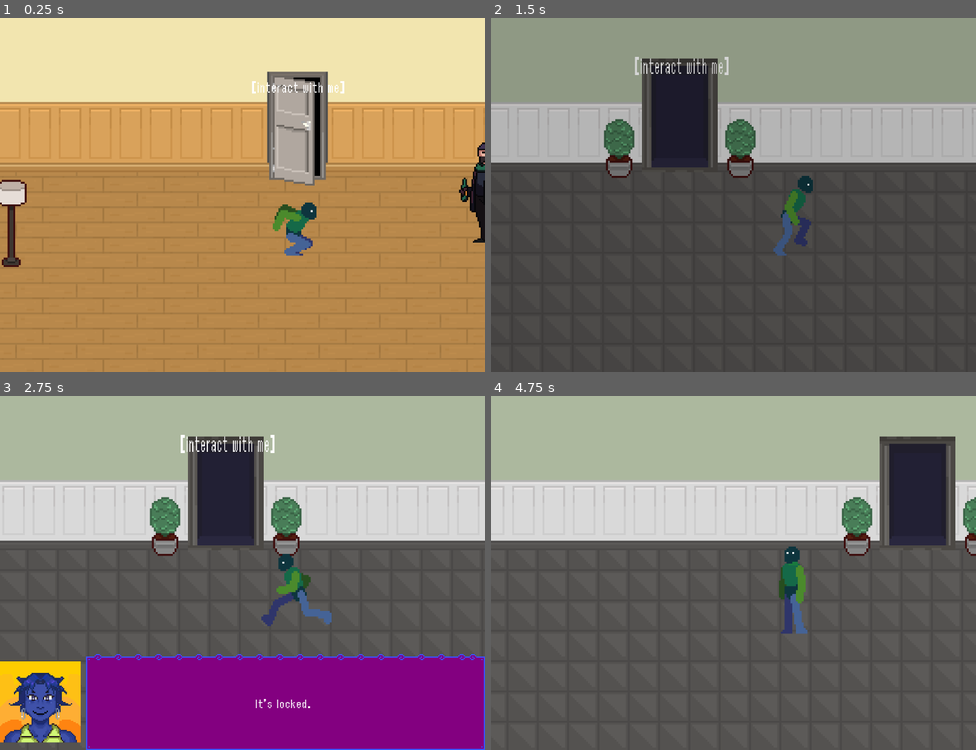
Above: before the commit, frames 1-4 (two rows, left to right).
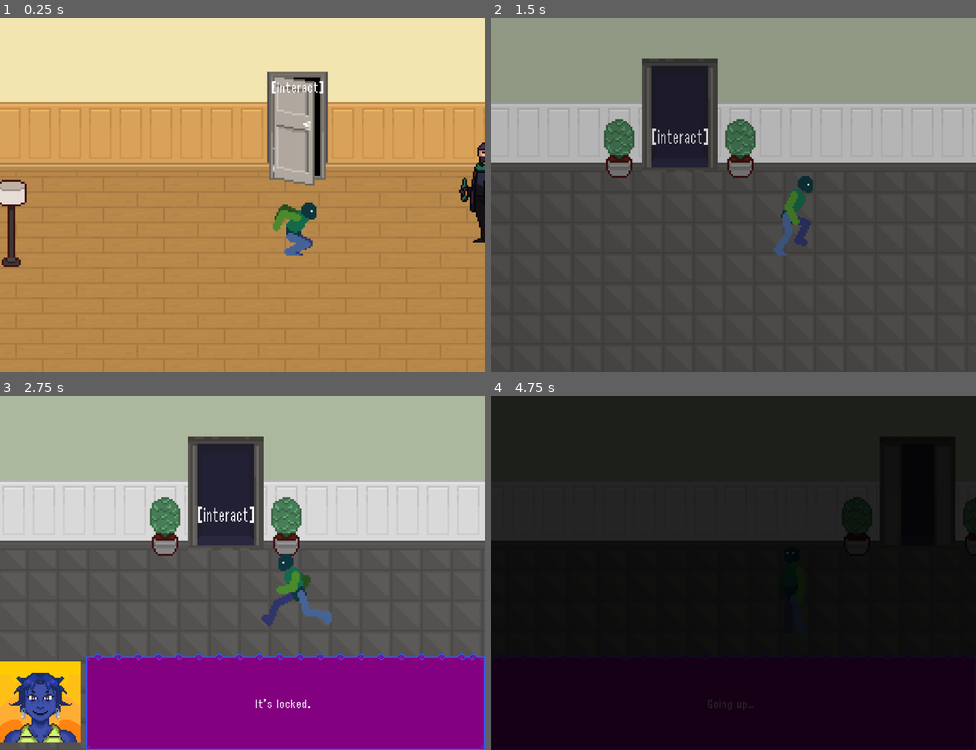
Above: after the commit, the same moments.

Repository: nisaturk/mirrorfixer-prototype
Game: Godot game, scene res://scenes/flat.tscn
Two runs of this game, one before a commit and one after it. Both use one fixed random seed, a clock stepped at 60 frames per second and the inputs below. This scene is started directly instead of the project's main scene.
Inputs (mouse positions are in pixels of both pictures, inside the frame that each line leads up to):
- Up to frame 1 (0.25 s): no input
- Up to frame 2 (1.5 s): hold E (interact) 0.53-1.28 s; hold Right (move_right) from 0.53 s (still down); tap Up (jump) at 0.77 s; tap E (interact) at 1.35 s
- Up to frame 3 (2.75 s): tap Up (jump) at 1.52 s; release Right (move_right) at 2.03 s; hold Left (move_left) from 2.03 s (still down); hold E (interact) from 2.03 s (still down)
- Up to frame 4 (4.75 s): release E (interact) at 2.78 s; tap E (interact) at 2.85 s; tap Up (jump) at 3.02, 3.77 s; hold E (interact) 3.53-4.25 s; release Left (move_left) at 4.25 s; click (704, 693) at 4.25 s, where only the run after the commit has a clickable "✦ Floor 2"

The runs differ from the first frame. In frame 1, 0.2% of the frame differs, in the area x 52-71%, y 17-22%; in frame 2, 0.5%; in frame 3, 0.5%; in frame 4, 100%, in the area x 0-100%, y 0-100%.

Commit message:
ninh debut!!

Diff:
--- a/dialogue/dialogue-prototype.json
+++ b/dialogue/dialogue-prototype.json
@@ -250,9 +250,14 @@
 	"text": "I know that... You need to collect all the shards.",
 	"next_id": "maxime_shard_1"
   },
-  "maxime_shard_1": {
-	"type": "line",
-	"text": "To find your Self.",
-	"next_id": "notclueless"
-  },
+  "ninh_greet": {
+	"type": "line",
+	"text": "Oh hey nOiRe",
+	"next_id": "ninh_greet_2"
+  },
+  "ninh_greet_2": {
+	"type": "line",
+	"text": "Are you OK? You look lost a bit...",
+	"next_id": "end"
+  }
 }
--- a/scenes/elevator.tscn
+++ b/scenes/elevator.tscn
@@ -131,8 +131,8 @@
 frame_progress = 1.0
 
 [node name="InteractableObject" parent="." instance=ExtResource("3_jmdsd")]
-position = Vector2(-19, -33.000004)
-scale = Vector2(0.8121012, 1.1838024)
+position = Vector2(-21, -2.0000038)
+scale = Vector2(0.8731885, 1.073056)
 priority = 3
 dialogue_id = "elevator"
 
--- a/scenes/flat.tscn
+++ b/scenes/flat.tscn
@@ -11,6 +11,7 @@
 [ext_resource type="PackedScene" uid="uid://bbh3286pn2faw" path="res://scenes/interactable.tscn" id="8_4n7pq"]
 [ext_resource type="PackedScene" uid="uid://de1vvtwklx3x" path="res://scenes/maxime.tscn" id="8_7j8m3"]
 [ext_resource type="PackedScene" uid="uid://mu6xyf36gys6" path="res://scenes/player.tscn" id="10_rflju"]
+[ext_resource type="PackedScene" uid="uid://bc8dgb2pp7mde" path="res://scenes/ninh.tscn" id="12_ehww1"]
 
 [sub_resource type="TileSetAtlasSource" id="TileSetAtlasSource_yqjtg"]
 texture = ExtResource("1_7j8m3")
@@ -4413,3 +4414,7 @@
 position = Vector2(-30, -54)
 offset = Vector2(0, 22)
 zoom = Vector2(1.5, 1.5)
+
+[node name="Ninh" parent="." instance=ExtResource("12_ehww1")]
+position = Vector2(-404, 6.9999995)
+scale = Vector2(0.7, 0.7)
--- a/scenes/interactable.tscn
+++ b/scenes/interactable.tscn
@@ -33,7 +33,7 @@
 offset_bottom = 28.0
 scale = Vector2(0.50204676, 0.50204676)
 theme_override_fonts/font = ExtResource("2_ij5l6")
-text = "[interact with me]"
+text = "[interact]"
 horizontal_alignment = 1
 vertical_alignment = 1
 
--- a/scenes/lobby.tscn
+++ b/scenes/lobby.tscn
@@ -3548,6 +3548,7 @@
 tile_set = SubResource("TileSet_rysoc")
 
 [node name="MissManager" parent="." instance=ExtResource("7_iulku")]
+visible = false
 position = Vector2(-118, 16)
 
 [node name="Walkline" type="StaticBody2D" parent="."]
@@ -3571,21 +3572,22 @@
 position = Vector2(5, -35)
 
 [node name="IAmirror" parent="IAAreas" instance=ExtResource("9_0jb4q")]
-position = Vector2(31, -2)
-scale = Vector2(0.57354957, 0.9771711)
+position = Vector2(30, -2)
+scale = Vector2(0.84466755, 0.9447139)
 
 [node name="IAsofa" parent="IAAreas" instance=ExtResource("9_0jb4q")]
-position = Vector2(118, 51)
+position = Vector2(119, 54)
 dialogue_id = "sofa"
 
 [node name="IOshard" parent="IAAreas" instance=ExtResource("9_0jb4q")]
-position = Vector2(65, 45)
-scale = Vector2(0.35097343, 0.28990862)
+position = Vector2(6, 45)
+scale = Vector2(0.35097343, 0.2840377)
 dialogue_id = "shard"
 prioritylevel = 1
 
 [node name="shard" parent="IAAreas/IOshard" instance=ExtResource("10_vwf6o")]
-position = Vector2(28.492184, 34.49361)
+position = Vector2(25.642967, 28.165277)
+scale = Vector2(0.6845122, 0.70785)
 
 [node name="Bell" parent="." instance=ExtResource("11_iwi7x")]
 position = Vector2(-73, 28)
@@ -3593,7 +3595,7 @@
 
 [node name="Elevator" parent="." instance=ExtResource("12_wjff0")]
 position = Vector2(-376, -18)
-scale = Vector2(1.25, 1.25)
+scale = Vector2(1.3243045, 1.15077)
 
 [node name="Player" parent="." instance=ExtResource("13_h1rib")]
 process_mode = 3
--- a/scenes/maxime.tscn
+++ b/scenes/maxime.tscn
@@ -6,7 +6,7 @@
 [ext_resource type="Texture2D" uid="uid://chqylyxworhr6" path="res://assets/sprites/characters/maxime/Walk.png" id="3_8s0jh"]
 
 [sub_resource type="RectangleShape2D" id="RectangleShape2D_8s0jh"]
-size = Vector2(40, 66)
+size = Vector2(26, 65)
 
 [sub_resource type="AtlasTexture" id="AtlasTexture_o83ev"]
 atlas = ExtResource("1_jhil2")
@@ -204,12 +204,12 @@
 [node name="Maxime" type="CharacterBody2D"]
 
 [node name="InteractableObject" parent="." instance=ExtResource("1_o83ev")]
-position = Vector2(-33, -7)
-scale = Vector2(1.2667676, 1.2987709)
+position = Vector2(-32, -23)
+scale = Vector2(1.2667676, 1.6269584)
 dialogue_id = "maxime_greet"
 
 [node name="CollisionShape2D" type="CollisionShape2D" parent="."]
-position = Vector2(0, 30)
+position = Vector2(1, 32)
 shape = SubResource("RectangleShape2D_8s0jh")
 
 [node name="AnimatedSprite2D" type="AnimatedSprite2D" parent="."]
--- /dev/null
+++ b/scenes/ninh.tscn
@@ -0,0 +1,68 @@
+[gd_scene load_steps=10 format=3 uid="uid://bc8dgb2pp7mde"]
+
+[ext_resource type="Texture2D" uid="uid://crjiehaprveqt" path="res://assets/sprites/characters/ninh/Idle.png" id="1_obpbj"]
+[ext_resource type="PackedScene" uid="uid://bbh3286pn2faw" path="res://scenes/interactable.tscn" id="1_r5kjd"]
+
+[sub_resource type="RectangleShape2D" id="RectangleShape2D_r5kjd"]
+size = Vector2(22, 75)
+
+[sub_resource type="AtlasTexture" id="AtlasTexture_r5kjd"]
+atlas = ExtResource("1_obpbj")
+region = Rect2(0, 0, 128, 128)
+
+[sub_resource type="AtlasTexture" id="AtlasTexture_e0ytr"]
+atlas = ExtResource("1_obpbj")
+region = Rect2(128, 0, 128, 128)
+
+[sub_resource type="AtlasTexture" id="AtlasTexture_ss7t3"]
+atlas = ExtResource("1_obpbj")
+region = Rect2(256, 0, 128, 128)
+
+[sub_resource type="AtlasTexture" id="AtlasTexture_hpt2f"]
+atlas = ExtResource("1_obpbj")
+region = Rect2(384, 0, 128, 128)
+
+[sub_resource type="AtlasTexture" id="AtlasTexture_exi2r"]
+atlas = ExtResource("1_obpbj")
+region = Rect2(512, 0, 128, 128)
+
+[sub_resource type="SpriteFrames" id="SpriteFrames_3u6t0"]
+animations = [{
+"frames": [{
+"duration": 1.0,
+"texture": SubResource("AtlasTexture_r5kjd")
+}, {
+"duration": 1.0,
+"texture": SubResource("AtlasTexture_e0ytr")
+}, {
+"duration": 1.0,
+"texture": SubResource("AtlasTexture_ss7t3")
+}, {
+"duration": 1.0,
+"texture": SubResource("AtlasTexture_hpt2f")
+}, {
+"duration": 1.0,
+"texture": SubResource("AtlasTexture_exi2r")
+}],
+"loop": true,
+"name": &"idle",
+"speed": 5.0
+}]
+
+[node name="Ninh" type="CharacterBody2D"]
+
+[node name="InteractableObject" parent="." instance=ExtResource("1_r5kjd")]
+position = Vector2(-39.000004, -37)
+scale = Vector2(1.5285492, 1.9154077)
+dialogue_id = "ninh_greet"
+prioritylevel = 3
+
+[node name="CollisionShape2D" type="CollisionShape2D" parent="."]
+position = Vector2(-3, 28)
+shape = SubResource("RectangleShape2D_r5kjd")
+
+[node name="AnimatedSprite2D" type="AnimatedSprite2D" parent="."]
+sprite_frames = SubResource("SpriteFrames_3u6t0")
+animation = &"idle"
+autoplay = "idle"
+frame_progress = 0.42791384
--- a/scenes/scene_transitioner.tscn
+++ b/scenes/scene_transitioner.tscn
@@ -1,22 +1,6 @@
 [gd_scene load_steps=6 format=3 uid="uid://f21l2v572p5u"]
 
 [ext_resource type="Script" uid="uid://bl1hutren5cbx" path="res://scripts/scene_transitioner.gd" id="1_iyau3"]
-
-[sub_resource type="Animation" id="Animation_pbyc2"]
-resource_name = "fade_to_black"
-length = 0.5
-tracks/0/type = "value"
-tracks/0/imported = false
-tracks/0/enabled = true
-tracks/0/path = NodePath("FadeRect:color")
-tracks/0/interp = 1
-tracks/0/loop_wrap = true
-tracks/0/keys = {
-"times": PackedFloat32Array(0, 0.5),
-"transitions": PackedFloat32Array(1, 1),
-"update": 0,
-"values": [Color(0, 0, 0, 0), Color(0, 0, 0, 1)]
-}
 
 [sub_resource type="Animation" id="Animation_iyau3"]
 length = 0.001
@@ -49,6 +33,22 @@
 "values": [Color(0, 0, 0, 1), Color(0, 0, 0, 0)]
 }
 
+[sub_resource type="Animation" id="Animation_pbyc2"]
+resource_name = "fade_to_black"
+length = 0.5
+tracks/0/type = "value"
+tracks/0/imported = false
+tracks/0/enabled = true
+tracks/0/path = NodePath("FadeRect:color")
+tracks/0/interp = 1
+tracks/0/loop_wrap = true
+tracks/0/keys = {
+"times": PackedFloat32Array(0, 0.5),
+"transitions": PackedFloat32Array(1, 1),
+"update": 0,
+"values": [Color(0, 0, 0, 0), Color(0, 0, 0, 1)]
+}
+
 [sub_resource type="AnimationLibrary" id="AnimationLibrary_720aq"]
 _data = {
 &"RESET": SubResource("Animation_iyau3"),
--- a/scripts/DialogueUI.gd
+++ b/scripts/DialogueUI.gd
@@ -6,7 +6,8 @@
 const portrait_map = { # new portrait library hehe
 	"IAAreas": "res://assets/ui/portraits/thep-idle.png",
 	"MissManager": "res://assets/ui/portraits/missmanager-idle.png",
-	"Maxime": "res://assets/ui/portraits/maxime.png"}
+	"Maxime": "res://assets/ui/portraits/maxime.png",
+	"Ninh":"res://assets/ui/portraits/ninh.png" }
 
 @onready var portrait_box = $MainLayout/PortraitBox
 @onready var portrait_texture = $MainLayout/PortraitBox/PortraitTexture
@@ -28,7 +29,6 @@
 		return
 
 	var node_data = DialogueData.get_dialogue_node(id)
-	# print("trying to access node: '", id, "' | data: ", node_data)
 	if not node_data:
 		hide_box()
 		return
@@ -75,7 +75,7 @@
 	current_caller = caller
 	visible = true
 
-	print("caller is: ", caller.name) # debugging purpose
+	#print("caller is: ", caller.name) # debugging purpose
 
 	if caller and portrait_map.has(caller.name):
 		portrait_texture.texture = load(portrait_map[caller.name])
--- a/scripts/bell.gd
+++ b/scripts/bell.gd
@@ -4,7 +4,7 @@
 
 var player_in_range: bool = false
 var ring_count: int = 0
-var is_active = true
+var is_active: bool = true
 
 func _ready():
 	$AnimatedSprite2D.frame = 0
--- a/scripts/player.gd
+++ b/scripts/player.gd
@@ -8,8 +8,8 @@
 
 signal interacted(interactable)
 
-var nearby_interactables: Array = []
-var current_best_interactable = null
+var nearby_interactables: Array[Area2D] = []
+var current_best_interactable: Area2D = null
 
 func _physics_process(delta: float) -> void:
 	if not is_on_floor():
--- a/scripts/scene_manager.gd
+++ b/scripts/scene_manager.gd
@@ -8,7 +8,7 @@
 
 func change_scene(scene_key: String):
 	if not SCENES.has(scene_key):
-		print("SceneManager ERROR: Scene key not found: ", scene_key)
+		print("scene manager failed: scene key not found: ", scene_key)
 		return
 
 	var scene_path = SCENES[scene_key]
@@ -16,6 +16,6 @@
 	var error = get_tree().change_scene_to_file(scene_path)
 
 	if error != OK:
-		print("SceneManager ERROR: Could not change scene to: ", scene_path)
+		print("scene manager failed: could not change scene to: ", scene_path)
 
 	await SceneTransitioner.fade_out()
--- a/scripts/scene_transitioner.gd
+++ b/scripts/scene_transitioner.gd
@@ -7,7 +7,7 @@
 	pass
 
 func fade_in():
-	animation_player.play("fade_to_black")
+	animation_player.play("fade_to_black") # \m/
 	return animation_player.animation_finished
 
 func fade_out():
Binary file added: assets/sprites/characters/ninh/Attack_1.png
Binary file added: assets/sprites/characters/ninh/Attack_2.png
Binary file added: assets/sprites/characters/ninh/Attack_3.png
Binary file added: assets/sprites/characters/ninh/Attack_4.png
Binary file added: assets/sprites/characters/ninh/Dead.png
Binary file added: assets/sprites/characters/ninh/Hurt.png
Binary file added: assets/sprites/characters/ninh/Idle.png
Binary file added: assets/sprites/characters/ninh/Jump.png
Binary file added: assets/sprites/characters/ninh/Run.png
Binary file added: assets/sprites/characters/ninh/Walk.png
Binary file added: assets/ui/portraits/ninh.png
Not shown: 1 places in scenes/flat.tscn that only renumber resources
